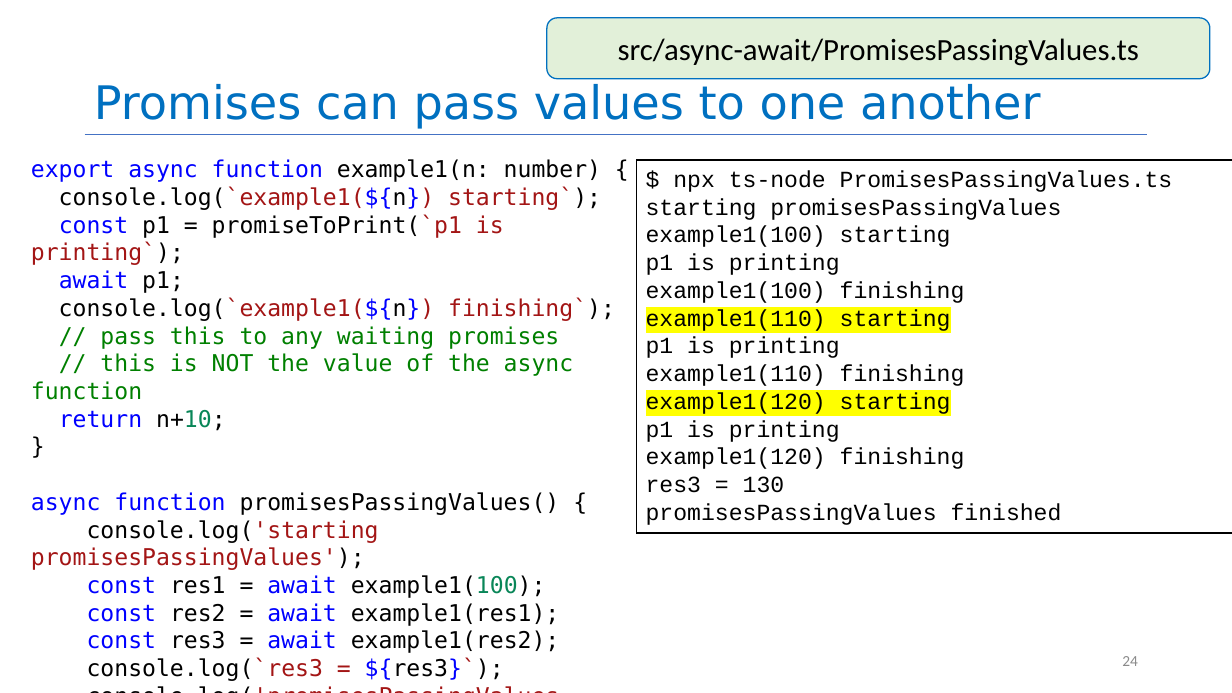
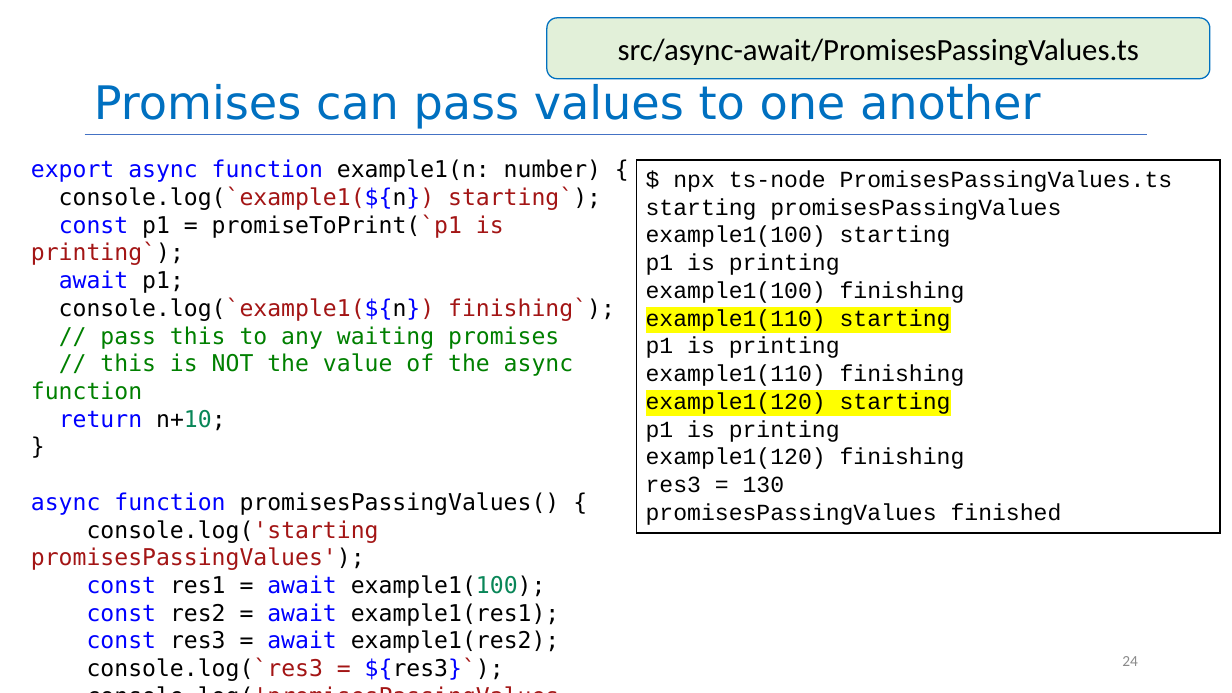
Before and after one commit to neu-se/CS4530-Spring-2025, a slide deck: slide 24 of Slides/Module 06 Concurrency Patterns in Typescript.pptx. Drawn at 1232x693 pixels with LibreOffice and Linux fonts; fonts in the diff are those of the drawing. Boxes give left, top, right and bottom in pixels: in the first picture for what was removed or moved away, otherwise in the second. Text is boxed around its words. In the diff, an @@ line names an element or a change of style, - is before the commit and + after.

```diff
--- a/Slides/Module 06 Concurrency Patterns in Typescript.pptx
+++ b/Slides/Module 06 Concurrency Patterns in Typescript.pptx
@@ rectangle "$ npx ts-node PromisesPassingValues.ts": place and size @@
-rectangle "$ npx ts-node PromisesPassingValues.ts" at (637,160,1232,533)
+rectangle "$ npx ts-node PromisesPassingValues.ts" at (637,160,1220,533)
```
Also in this commit, not shown: 14 other slides changed, 1 other file.
